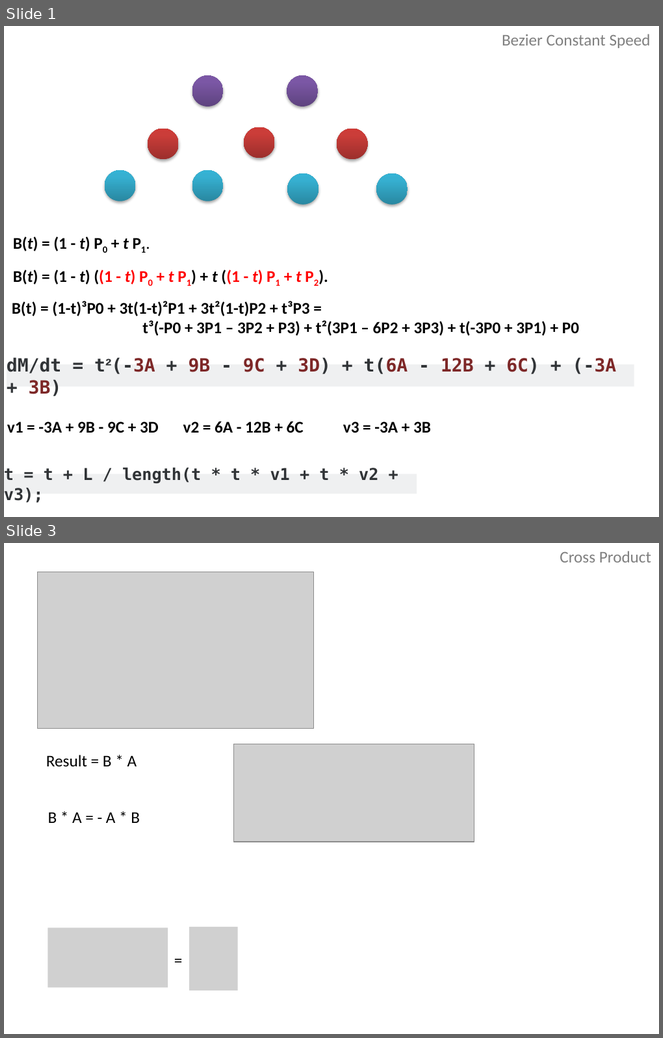
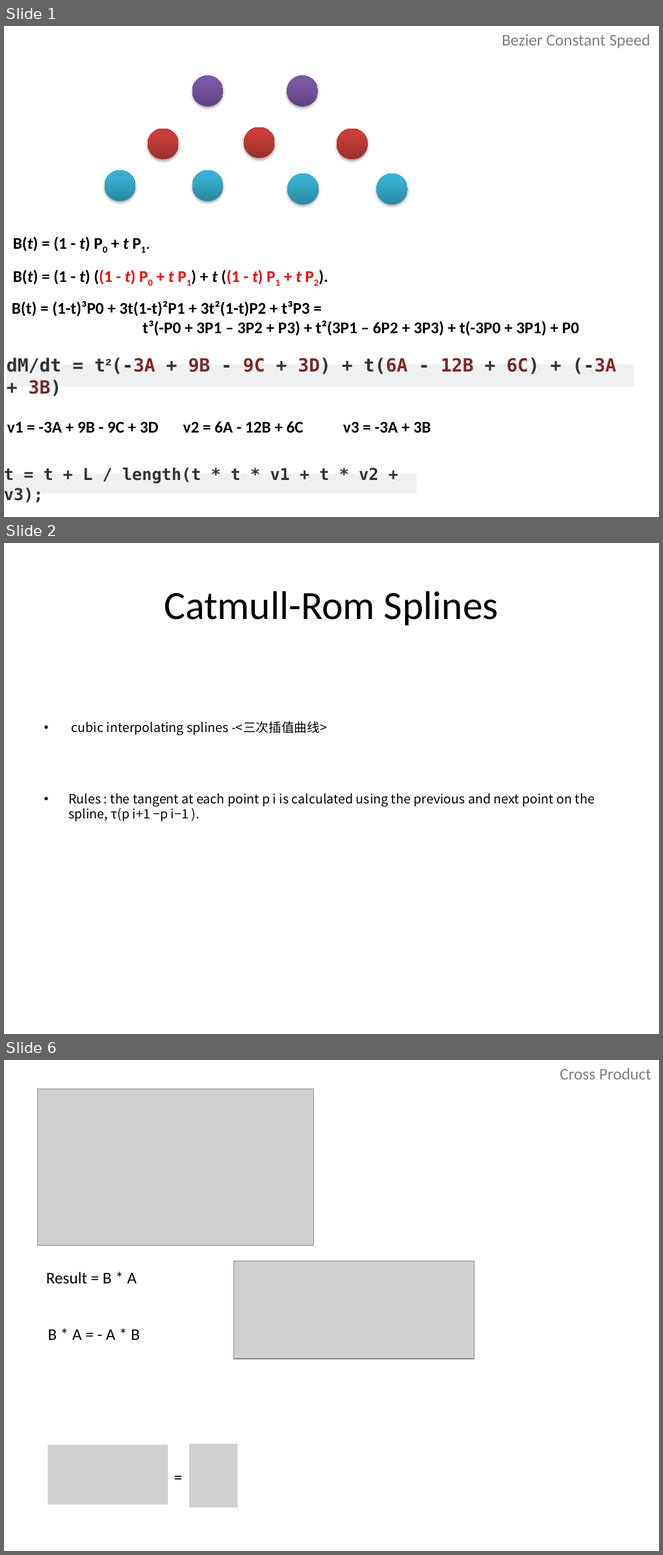
Before and after one commit to matrix09/DOM3_SquirrelFight, a slide deck: BezierLine.pptx. Shown one above the other, each under a label of ours: slides 1 and 3 before the commit, slides 1, 2 and 6 after it; the slides between them are not shown. The pictures are 663x1038 and 663x1555 pixels, drawn with LibreOffice and Linux fonts; fonts in the diff are those of the drawing; grey boxes stand for pictures. Boxes give left, top, right and bottom in pixels: in the first picture for what was removed or moved away, otherwise in the second. Text is boxed around its words. In the diff, an @@ line names an element or a change of style, - is before the commit and + after.

Commit message:
添加catmull曲线课件工程

```diff
--- a/BezierLine.pptx
+++ b/BezierLine.pptx
@@ slide 2 added at (x1=4, y1=543, x2=659, y2=1034), background #FFFFFF @@
@@ title added at (x1=164, y1=591, x2=499, y2=626), 44 pt, text #000000 @@
+Catmull-Rom Splines
@@ text added at (x1=68, y1=721, x2=595, y2=822), 14 pt, text #000000 @@
+• cubic interpolating splines -<三次插值曲线>
+• Rules : the tangent at each point p i is calculated using the previous and next point on the spline, τ(p i+1 −p i−1 ).
@@ what was slide 3 is now slide 6 @@
```
Also in this commit, not shown: 3 other slides added, 1 slide removed, 3 other files.
